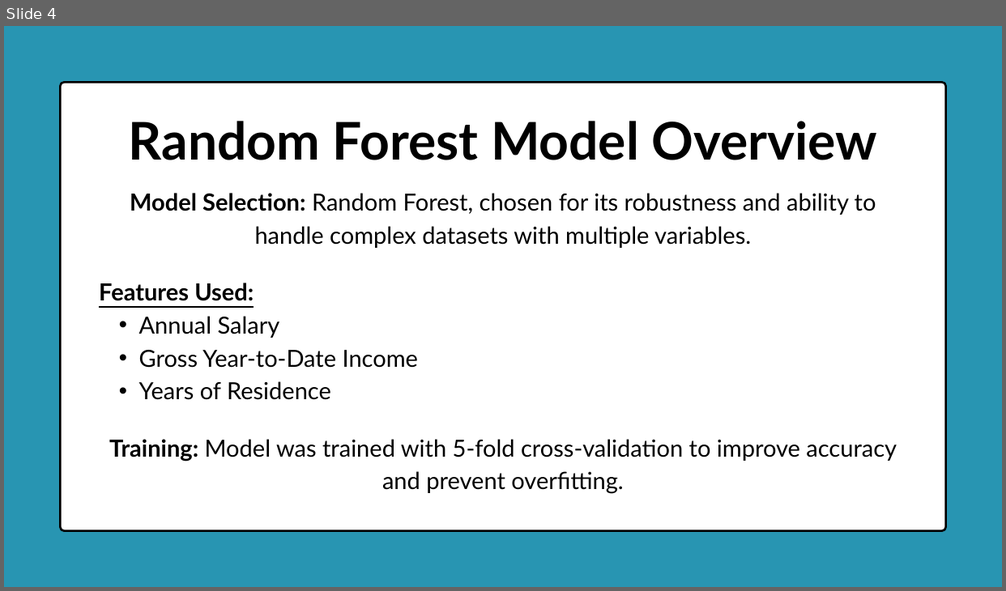
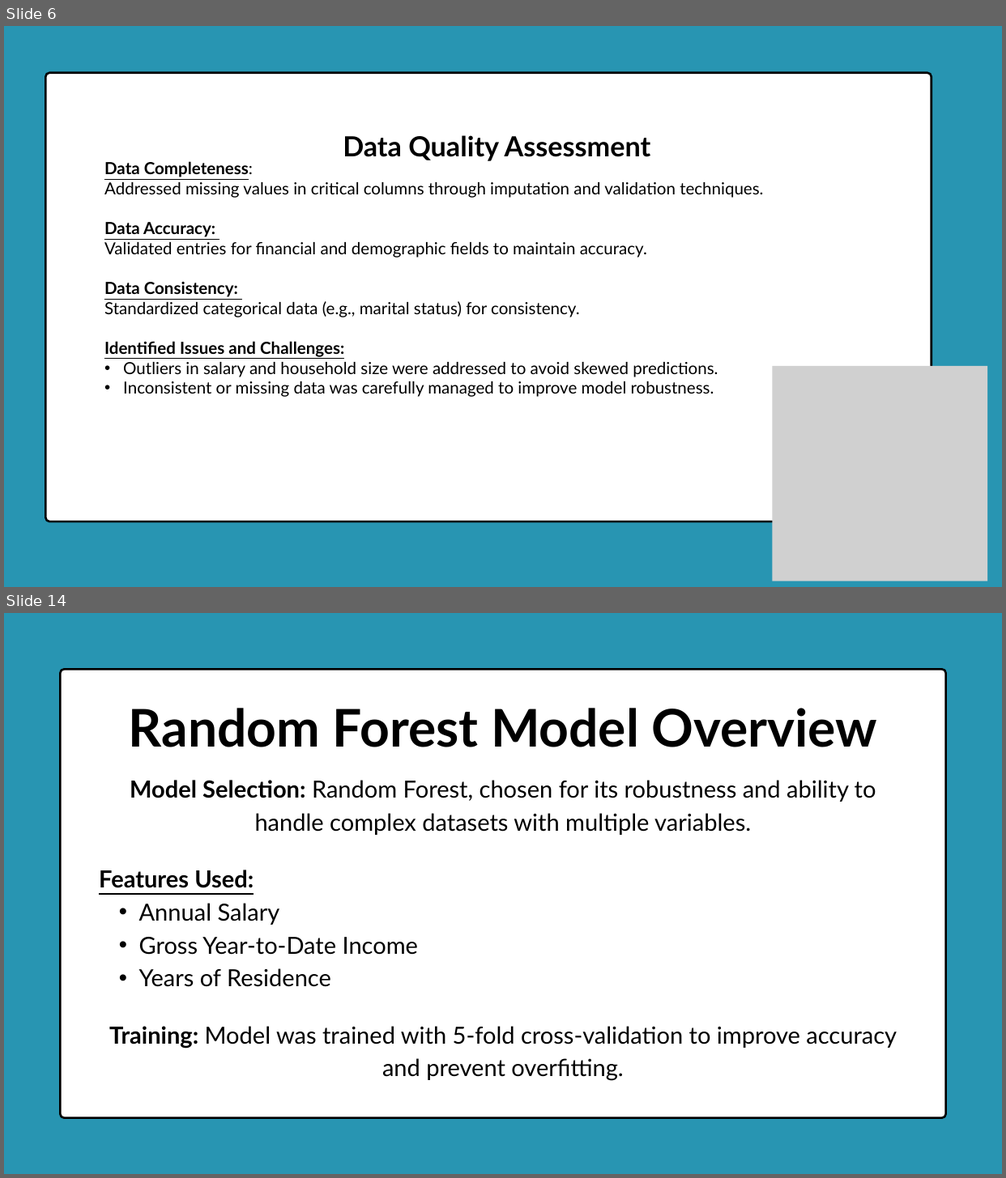
Before and after one commit to Delight-Chipiro/Customer_Eligibility_System, a slide deck: Documentation/Satellite Service Eligibility Checker.pptx. Shown one above the other, each under a label of ours: slide 4 before the commit, slides 6 and 14 after it; the slides between them are not shown. The pictures are 1006x591 and 1006x1178 pixels, drawn with LibreOffice and Linux fonts; fonts in the diff are those of the drawing; grey boxes stand for pictures. Boxes give left, top, right and bottom in pixels: in the first picture for what was removed or moved away, otherwise in the second. Text is boxed around its words. In the diff, an @@ line names an element or a change of style, - is before the commit and + after.

```diff
--- a/Documentation/Satellite Service Eligibility Checker.pptx
+++ b/Documentation/Satellite Service Eligibility Checker.pptx
@@ slide 6 added at bbox=[4, 26, 1002, 587], background #2895B2 @@
@@ freeform shape added at bbox=[45, 73, 931, 522], fill #FFFFFF, outline #000000 3 pt @@
@@ text added at bbox=[343, 135, 651, 161], 40 pt, text #000000, bold @@
+Data Quality Assessment
@@ text added at bbox=[104, 161, 763, 397], 24 pt, text #000000 @@
+Data Completeness:
+Addressed missing values in critical columns through imputation and validation techniques.
+Data Accuracy:
+Validated entries for financial and demographic fields to maintain accuracy.
+Data Consistency:
+Standardized categorical data (e.g., marital status) for consistency.
+Identified Issues and Challenges:
+• Outliers in salary and household size were addressed to avoid skewed predictions.
+• Inconsistent or missing data was carefully managed to improve model robustness.
@@ picture added at bbox=[772, 366, 987, 582] @@
@@ what was slide 4 is now slide 14 @@
```
Also in this commit, not shown: 3 slides changed, 13 other slides added, 1 slide removed.
